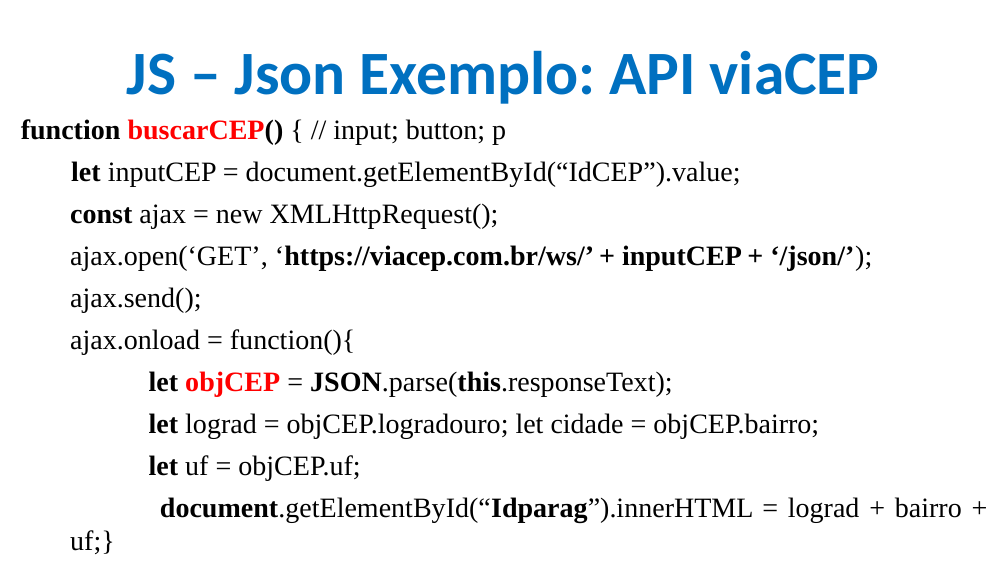
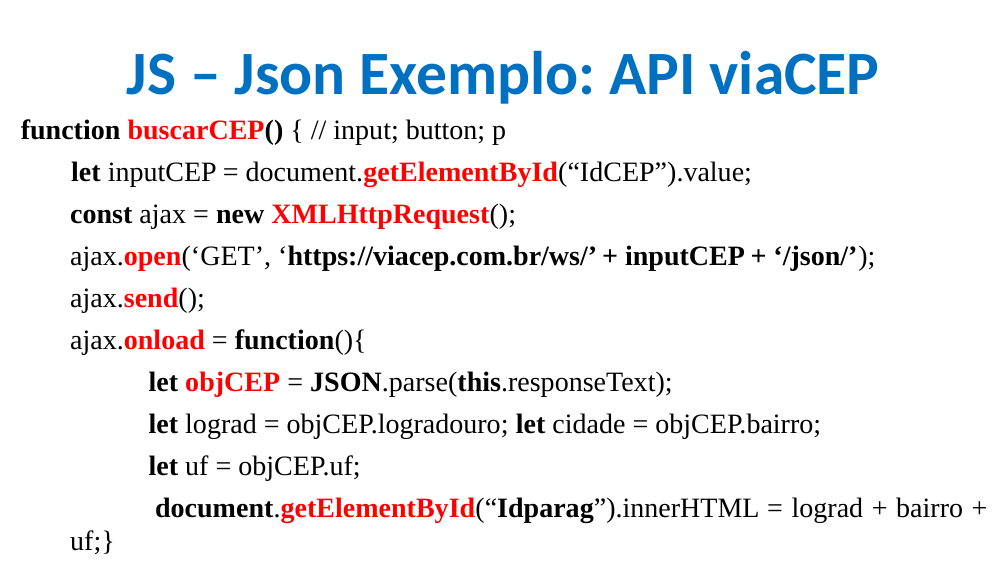
Before and after one commit to CloudEducationBrazil/WydenDesenvolvimentoWebPHP, a slide deck: slide 33 of 01 Classes/Aula 10 Desenvolvimento Web PHP - JS.pptx. Drawn at 1008x567 pixels with LibreOffice and Linux fonts; fonts in the diff are those of the drawing; background and template pictures are left out. Boxes give left, top, right and bottom in pixels: in the first picture for what was removed or moved away, otherwise in the second. Text is boxed around its words. In the diff, an @@ line names an element or a change of style, - is before the commit and + after.

```diff
--- a/01 Classes/Aula 10 Desenvolvimento Web PHP - JS.pptx
+++ b/01 Classes/Aula 10 Desenvolvimento Web PHP - JS.pptx
@@ text at (70, 161, 963, 554): text colour #000000 to #FF0000 in "document.getElementById(“IdCEP”).value;", "XMLHttpRequest();", "ajax.open(‘GET’,", "ajax.send();" and 2 more places; bold on in "document.getElementById(“IdCEP”).value;", "new XMLHttpRequest();", "ajax.open(‘GET’,", "ajax.send();" and 3 more places @@
```
Also in this commit, not shown: 21 other slides changed, 1 other file.
